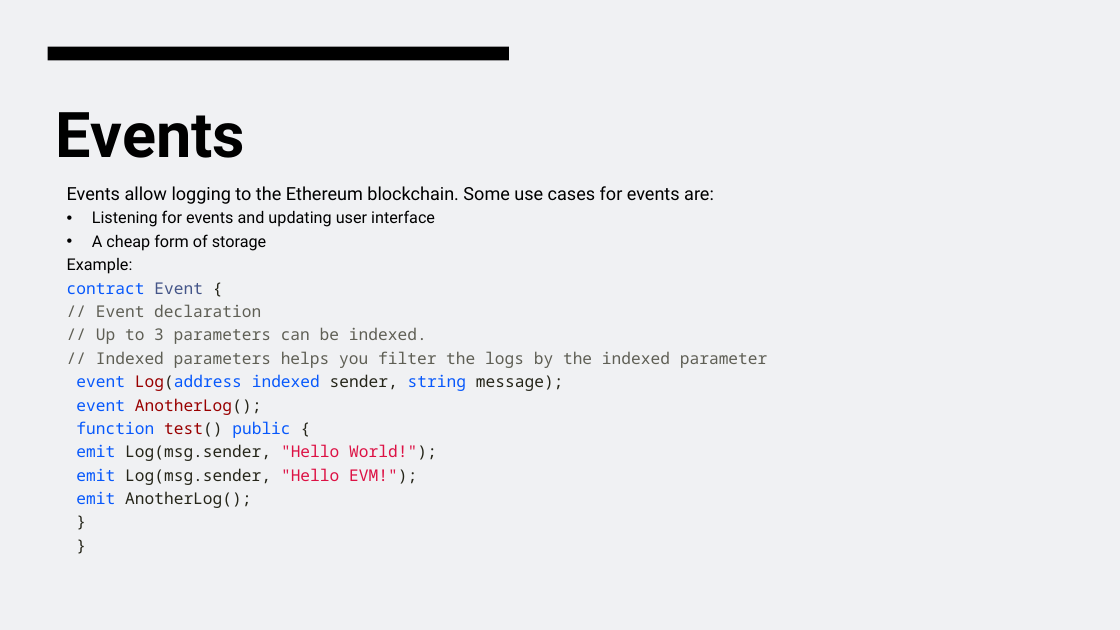
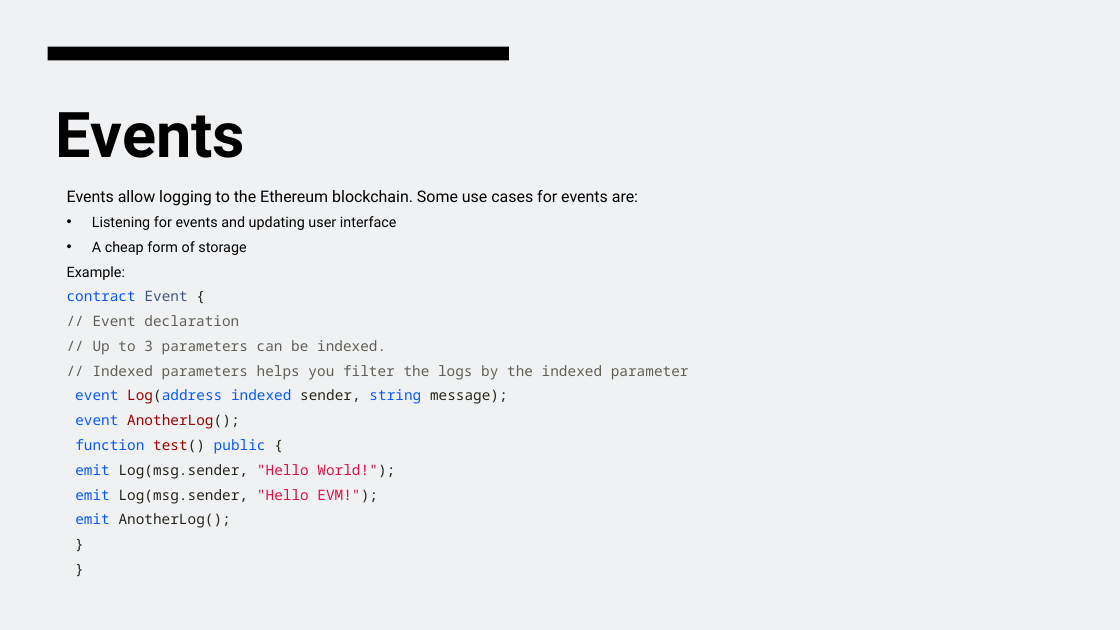
Before and after one commit to EngAbdalrhman/Material, a slide deck: slide 34 of Blockchain Lec 2.pptx. Drawn at 1120x630 pixels with LibreOffice and Linux fonts; fonts in the diff are those of the drawing. Boxes give left, top, right and bottom in pixels: in the first picture for what was removed or moved away, otherwise in the second. Text is boxed around its words. In the diff, an @@ line names an element or a change of style, - is before the commit and + after.

Commit message:
Blockchain Update

```diff
--- a/Blockchain Lec 2.pptx
+++ b/Blockchain Lec 2.pptx
@@ text "Events allow logging to the ..." at [67,190,689,528]: size 15.5 to 13.7 pt in "Events allow logging to the Ethereum blockchain. ..."; size 13.9 to 12.3 pt in "Listening for events and updating user interface", "A cheap form of storage", "Example:", "contract Event {" and 11 more places; line spacing 0.9 to 1.1; list level 2 to 1 in "Example:"; list level 2 to 1 in "contract Event {"; list level 2 to 1 in "// Event declaration"; list level 2 to 1 in "// Up to 3 parameters ..."; list level 2 to 1 in "// Indexed parameters helps you ..."; list level 3 to 1 in "event Log(address indexed sender, string ..."; list level 3 to 1 in "event AnotherLog();"; list level 3 to 1 in "function test() public {"; list level 3 to 1 in "emit Log(msg.sender, "Hello World!");"; list level 3 to 1 in "emit Log(msg.sender, "Hello EVM!");"; list level 3 to 1 in "emit AnotherLog();"; list level 3 to 1 in "}"; list level 2 to 1 in "}" @@
```
Also in this commit, not shown: 47 other slides changed, 1 other file.
